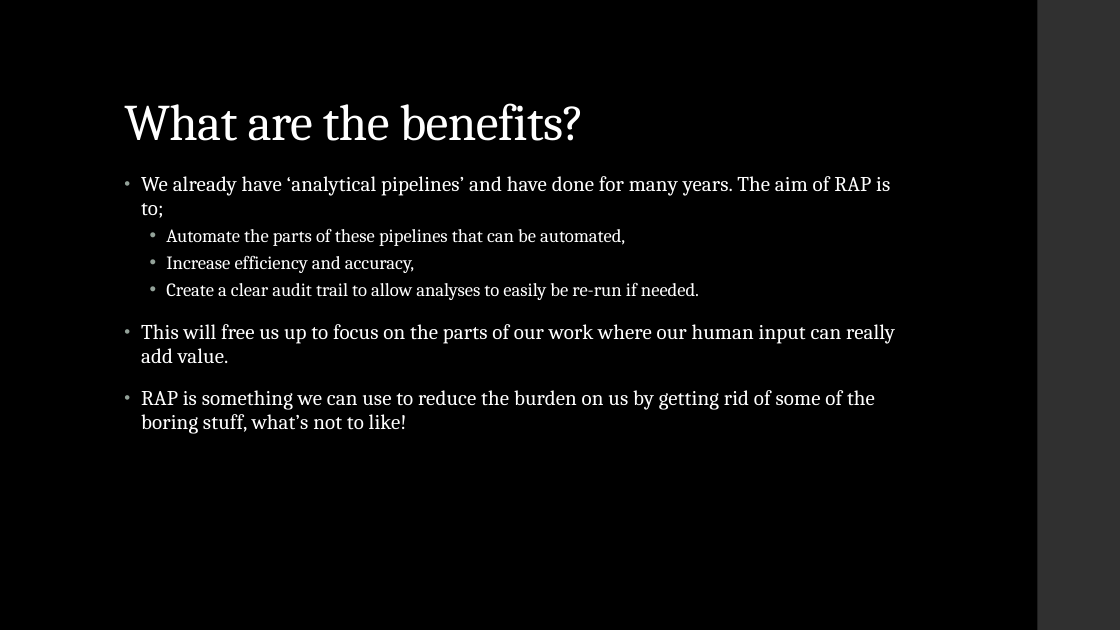
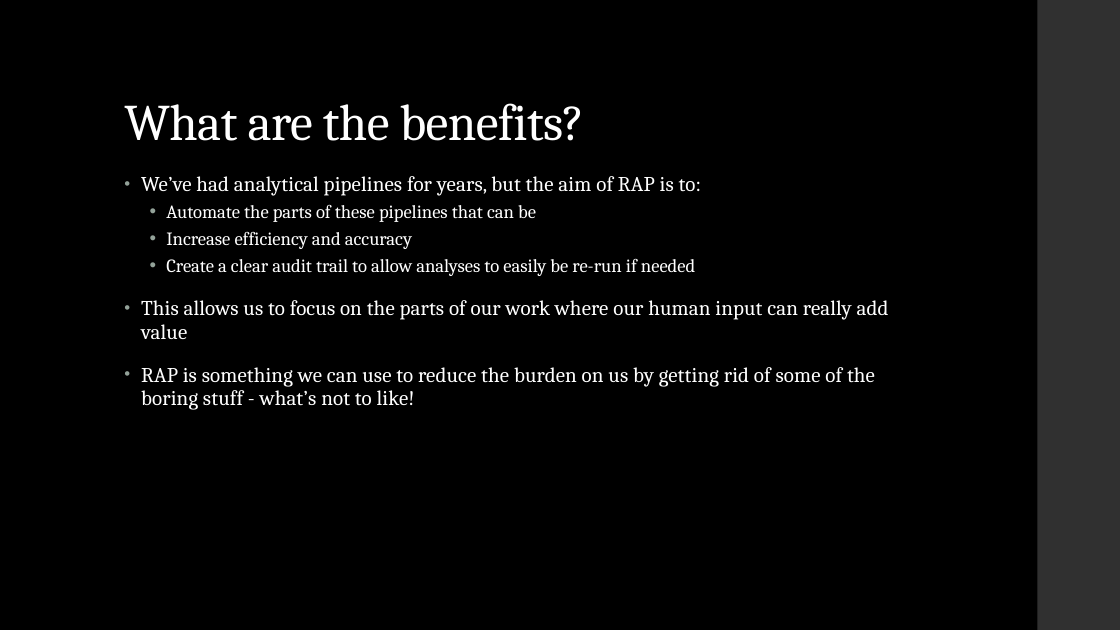
Before and after one commit to dfe-analytical-services/techskills_workshops, a slide deck: slide 9 of slides/workshopslides_RforRAP.pptx (slide 8 before the commit). Drawn at 1120x630 pixels with LibreOffice and Linux fonts; fonts in the diff are those of the drawing. Boxes give left, top, right and bottom in pixels: in the first picture for what was removed or moved away, otherwise in the second. Text is boxed around its words. In the diff, an @@ line names an element or a change of style, - is before the commit and + after.

```diff
--- a/slides/workshopslides_RforRAP.pptx
+++ b/slides/workshopslides_RforRAP.pptx
@@ text at [141, 176, 889, 410]: text changed @@
-• We already have ‘analytical pipelines’ and have done for many years. The aim of RAP is to;
-  • Automate the parts of these pipelines that can be automated,
-  • Increase efficiency and accuracy,
-  • Create a clear audit trail to allow analyses to easily be re-run if needed.
-• This will free us up to focus on the parts of our work where our human input can really add value.
-• RAP is something we can use to reduce the burden on us by getting rid of some of the boring stuff, what’s not to like!
+• We’ve had analytical pipelines for years, but the aim of RAP is to:
+  • Automate the parts of these pipelines that can be
+  • Increase efficiency and accuracy
+  • Create a clear audit trail to allow analyses to easily be re-run if needed
+• This allows us to focus on the parts of our work where our human input can really add value
+• RAP is something we can use to reduce the burden on us by getting rid of some of the boring stuff - what’s not to like!
```
Also in this commit, not shown: 8 other slides changed, 2 slides added, 1 slide removed, 1 other file.
